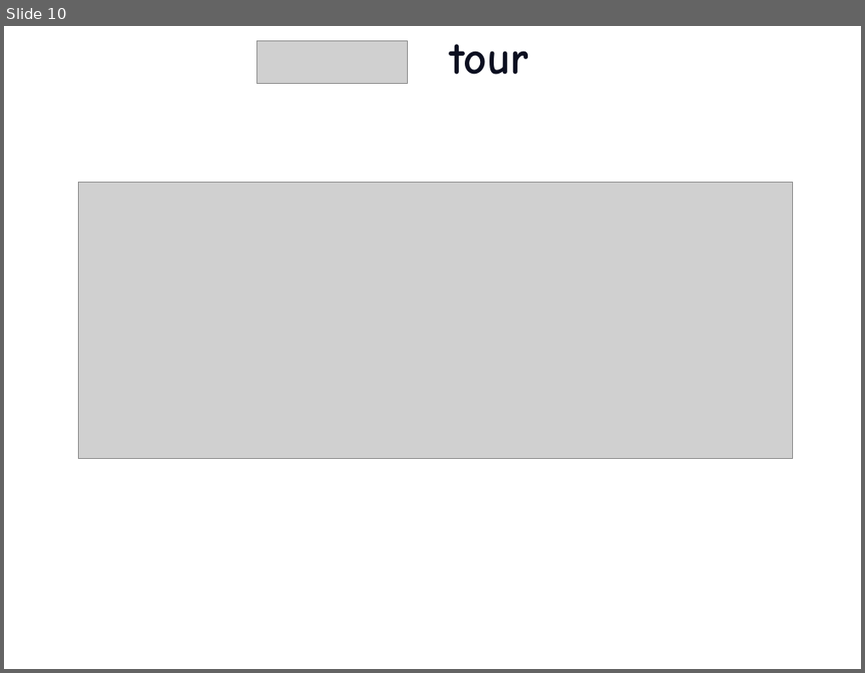
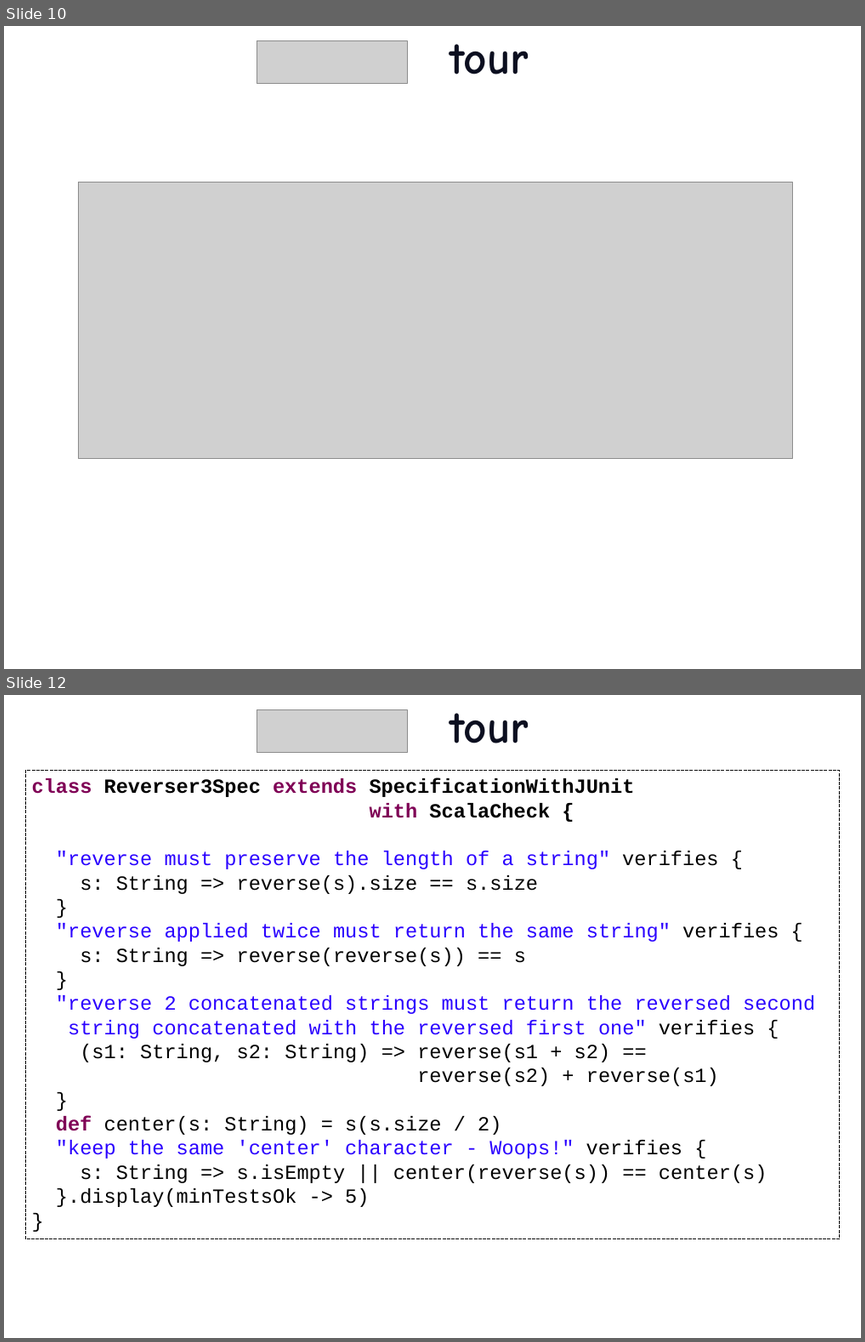
Before and after one commit to etorreborre/oscon-2010, a slide deck: src/main/resources/oscon_2010_specs.pptx. Shown one above the other, each under a label of ours: slide 10 before the commit, slides 10 and 12 after it; the slides between them are not shown. The pictures are 865x673 and 865x1342 pixels, drawn with LibreOffice and Linux fonts; fonts in the diff are those of the drawing; grey boxes stand for pictures; background and template pictures are left out. Boxes give left, top, right and bottom in pixels: in the first picture for what was removed or moved away, otherwise in the second. Text is boxed around its words. In the diff, an @@ line names an element or a change of style, - is before the commit and + after.

Commit message:
added a scalacheck spec

```diff
--- a/src/main/resources/oscon_2010_specs.pptx
+++ b/src/main/resources/oscon_2010_specs.pptx
@@ slide 12 added at (4,695,861,1338), background picture (left out) @@
@@ picture added at (256,710,407,752) @@
@@ title added at (449,713,528,743), 54 pt, text #0C0F20, bold @@
+tour
@@ rectangle added at (26,771,839,1239), outline #000000 0.75 pt dashed, 24 pt, text #000000 @@
+class Reverser3Spec extends SpecificationWithJUnit
+with ScalaCheck {
+"reverse must preserve the length of a string" verifies {
+s: String => reverse(s).size == s.size
+}
+"reverse applied twice must return the same string" verifies {
+s: String => reverse(reverse(s)) == s
+}
+"reverse 2 concatenated strings must return the reversed second
+string concatenated with the reversed first one" verifies {
+(s1: String, s2: String) => reverse(s1 + s2) ==
+reverse(s2) + reverse(s1)
+}
+def center(s: String) = s(s.size / 2)
+"keep the same 'center' character - Woops!" verifies {
+s: String => s.isEmpty || center(reverse(s)) == center(s)
+}.display(minTestsOk -> 5)
+}
```
Also in this commit, not shown: 1 slide changed, 1 other slide added, 1 other file.
